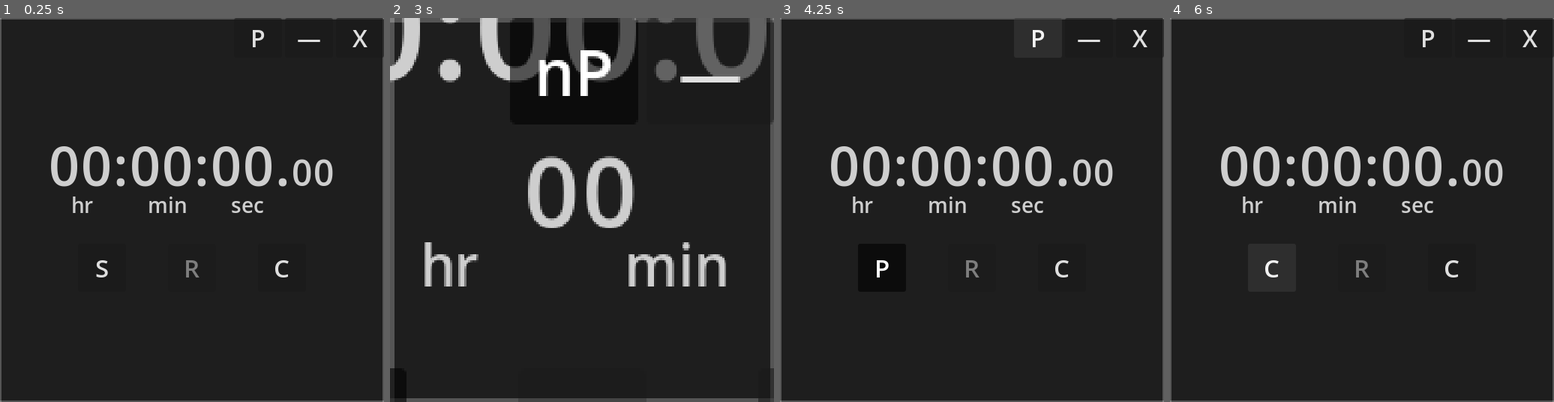
Above: before the commit, frames 1-4 (left to right).
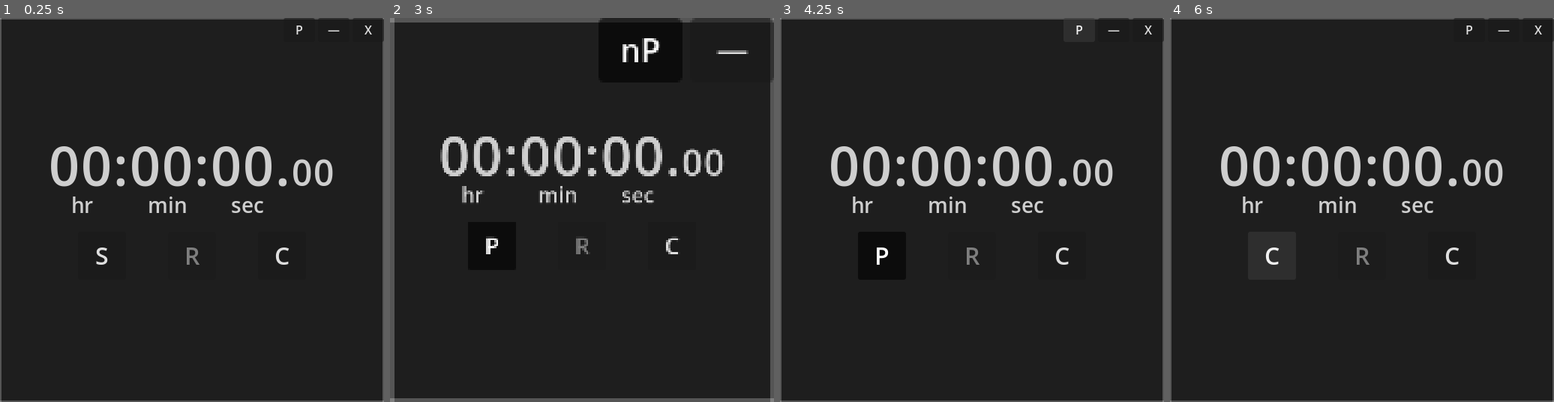
Above: after the commit, the same moments.

Repository: LiteFeather1/ltf-stopwatch
Game: Godot game, scene res://main.tscn
Two runs of this game, one before a commit and one after it. Both use one fixed random seed, a clock stepped at 60 frames per second and the inputs below.
Inputs:
- Up to frame 1 (0.25 s): no input
- Up to frame 2 (3 s): click "S" at 0.5 s; click "P" at 1.25 s; click "C" at 2 s; click "P" at 2.75 s
- Up to frame 3 (4.25 s): click "nP" at 3.5 s
- Up to frame 4 (6 s): click "C" at 4.25 s; click "—" at 5 s; click "P" at 5.75 s

The runs differ from the first frame. In frame 1, 0.7% of the frame differs, in the area x 25-100%, y 0-68%; in frame 2, 15%, in the area x 0-100%, y 0-100%; in frame 3, 0.7%; in frame 4, 0.7%.

Commit message:
Fix #23 and also made buttons smaller

Diff:
--- a/main.tscn
+++ b/main.tscn
@@ -60,18 +60,18 @@
 grow_horizontal = 0
 grow_vertical = 2
 
+[node name="chrome" parent="." instance=ExtResource("4_uv45h")]
+layout_mode = 1
+
 [node name="stopwatch_ui" parent="." instance=ExtResource("2_cujrr")]
 layout_mode = 1
-anchors_preset = 14
+anchors_preset = 8
+anchor_left = 0.5
 anchor_top = 0.5
-anchor_right = 1.0
+anchor_right = 0.5
 anchor_bottom = 0.5
-offset_top = -125.0
-offset_right = 0.0
-offset_bottom = 125.0
-grow_horizontal = 2
+offset_left = -256.0
+offset_top = -109.0
+offset_right = 256.0
+offset_bottom = 93.0
 grow_vertical = 2
-pivot_offset = Vector2(347, 175)
-
-[node name="chrome" parent="." instance=ExtResource("4_uv45h")]
-layout_mode = 1
--- a/resources/base_theme.tres
+++ b/resources/base_theme.tres
@@ -3,4 +3,5 @@
 [sub_resource type="StyleBoxEmpty" id="StyleBoxEmpty_h5osr"]
 
 [resource]
+Button/font_sizes/font_size = 32
 VSeparator/styles/separator = SubResource("StyleBoxEmpty_h5osr")
--- a/scenes/chrome.tscn
+++ b/scenes/chrome.tscn
@@ -5,7 +5,7 @@
 [node name="chrome" type="HBoxContainer" node_paths=PackedStringArray("b_close", "b_pin")]
 anchors_preset = 10
 anchor_right = 1.0
-offset_bottom = 53.0
+offset_bottom = 32.0
 grow_horizontal = 2
 alignment = 2
 script = ExtResource("1_8lk40")
@@ -13,25 +13,25 @@
 b_pin = NodePath("b_pin")
 
 [node name="b_pin" type="Button" parent="."]
-custom_minimum_size = Vector2(64, 0)
+custom_minimum_size = Vector2(42, 0)
 layout_mode = 2
 focus_mode = 0
-theme_override_font_sizes/font_size = 32
+theme_override_font_sizes/font_size = 16
 toggle_mode = true
 text = "P"
 
 [node name="b_minimise_window" type="Button" parent="."]
-custom_minimum_size = Vector2(64, 0)
+custom_minimum_size = Vector2(42, 0)
 layout_mode = 2
 focus_mode = 0
-theme_override_font_sizes/font_size = 32
+theme_override_font_sizes/font_size = 16
 text = "—"
 
 [node name="b_close_window" type="Button" parent="."]
-custom_minimum_size = Vector2(64, 0)
+custom_minimum_size = Vector2(42, 0)
 layout_mode = 2
 focus_mode = 0
-theme_override_font_sizes/font_size = 32
+theme_override_font_sizes/font_size = 16
 text = "X"
 
 [connection signal="gui_input" from="." to="." method="_on_chrome_gui_input"]
--- a/scenes/stopwatch_ui.gd
+++ b/scenes/stopwatch_ui.gd
@@ -7,6 +7,8 @@
 @onready var b_reset: Button = %b_reset
 @onready var b_clipboard: Button = %b_clipboard
 
+@onready var window: Window = get_window()
+
 
 func _ready() -> void:
 	stopwatch.started.connect(_stopwatch_started)
@@ -14,6 +16,8 @@
 	b_start.toggled.connect(_start_toggled)
 	b_reset.pressed.connect(_reset_pressed)
 	b_clipboard.pressed.connect(_copy_to_clip_board_pressed)
+
+	window.size_changed.connect(_resize)
 
 
 func _stopwatch_started() -> void:
@@ -33,3 +37,8 @@
 
 func _copy_to_clip_board_pressed() -> void:
 	DisplayServer.clipboard_set(stopwatch.get_time_short())
+
+
+func _resize() -> void:
+	var s := window.size.x / float(window.max_size.x)
+	scale = Vector2(s, s)
--- a/scenes/stopwatch_ui.tscn
+++ b/scenes/stopwatch_ui.tscn
@@ -1,13 +1,16 @@
-[gd_scene load_steps=4 format=3 uid="uid://c4glodl21jgi2"]
+[gd_scene load_steps=3 format=3 uid="uid://c4glodl21jgi2"]
 
 [ext_resource type="Script" path="res://scenes/stopwatch_ui.gd" id="1_t7xu2"]
 [ext_resource type="PackedScene" uid="uid://ck0u55igveb4s" path="res://scenes/stopwatch.tscn" id="2_m0v6e"]
-[ext_resource type="FontVariation" uid="uid://d3ddb5qhwgva6" path="res://resources/font/font_time.tres" id="2_u8cm0"]
 
 [node name="stopwatch_ui" type="VBoxContainer"]
-offset_right = 510.0
-offset_bottom = 317.0
-theme_override_constants/separation = 32
+custom_minimum_size = Vector2(512, 202)
+anchors_preset = 10
+anchor_right = 1.0
+offset_bottom = 202.0
+grow_horizontal = 2
+pivot_offset = Vector2(256, 101)
+theme_override_constants/separation = 16
 alignment = 1
 script = ExtResource("1_t7xu2")
 
@@ -25,8 +28,6 @@
 custom_minimum_size = Vector2(64, 0)
 layout_mode = 2
 focus_mode = 0
-theme_override_fonts/font = ExtResource("2_u8cm0")
-theme_override_font_sizes/font_size = 33
 toggle_mode = true
 text = "S"
 
@@ -39,8 +40,6 @@
 custom_minimum_size = Vector2(64, 0)
 layout_mode = 2
 focus_mode = 0
-theme_override_fonts/font = ExtResource("2_u8cm0")
-theme_override_font_sizes/font_size = 33
 disabled = true
 text = "R"
 
@@ -53,6 +52,4 @@
 custom_minimum_size = Vector2(64, 0)
 layout_mode = 2
 focus_mode = 0
-theme_override_fonts/font = ExtResource("2_u8cm0")
-theme_override_font_sizes/font_size = 33
 text = "C"
